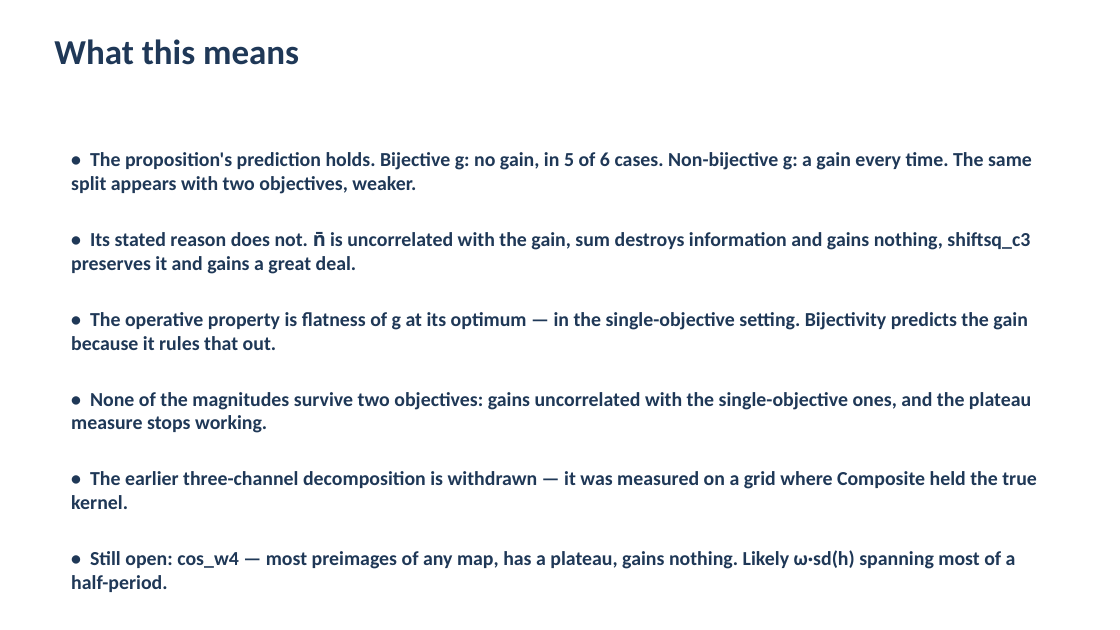
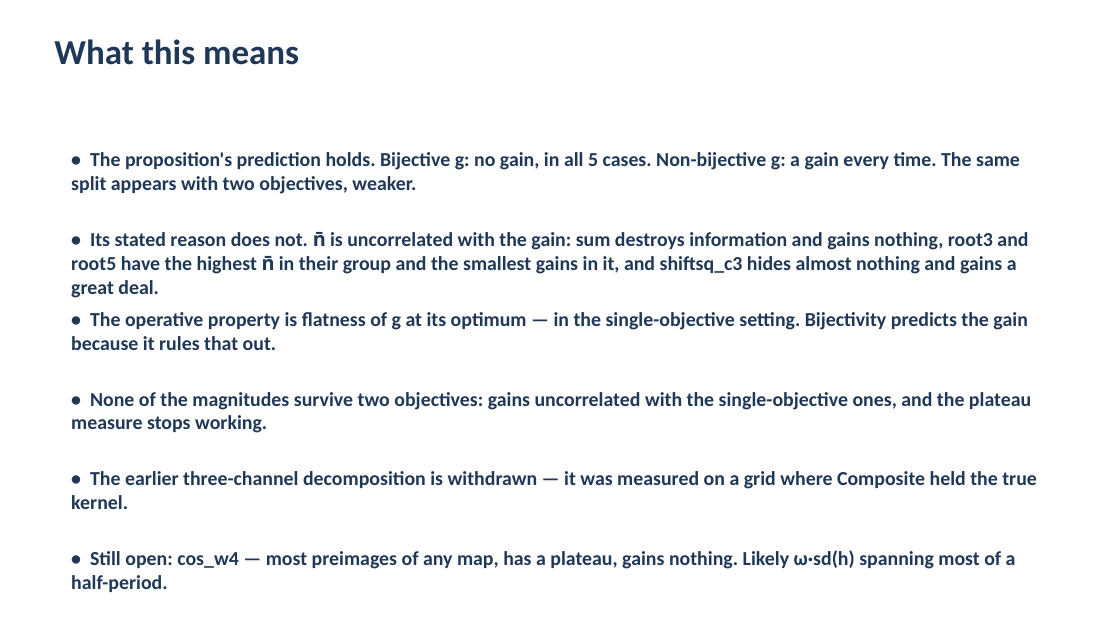
Before and after one commit to MuhammadAli-CS/three-arm-composite, a slide deck: slide 16 of slides/composite_matern.pptx. Drawn at 1120x630 pixels with LibreOffice and Linux fonts; fonts in the diff are those of the drawing. Boxes give left, top, right and bottom in pixels: in the first picture for what was removed or moved away, otherwise in the second. Text is boxed around its words. In the diff, an @@ line names an element or a change of style, - is before the commit and + after.

```diff
--- a/slides/composite_matern.pptx
+++ b/slides/composite_matern.pptx
@@ text at (x1=71, y1=152, x2=1020, y2=194): text changed @@
-• The proposition's prediction holds. Bijective g: no gain, in 5 of 6 cases. Non-bijective g: a gain every time. The same split appears with two objectives, weaker.
+• The proposition's prediction holds. Bijective g: no gain, in all 5 cases. Non-bijective g: a gain every time. The same split appears with two objectives, weaker.
@@ text at (x1=71, y1=232, x2=1028, y2=274): text changed @@
-• Its stated reason does not. n̄ is uncorrelated with the gain, sum destroys information and gains nothing, shiftsq_c3 preserves it and gains a great deal.
+• Its stated reason does not. n̄ is uncorrelated with the gain: sum destroys information and gains nothing, root3 and root5 have the highest n̄ in their group and the smallest gains in it, and shiftsq_c3 hides almost nothing and gains a great deal.
```
Also in this commit, not shown: 8 other slides changed, 16 other files.
